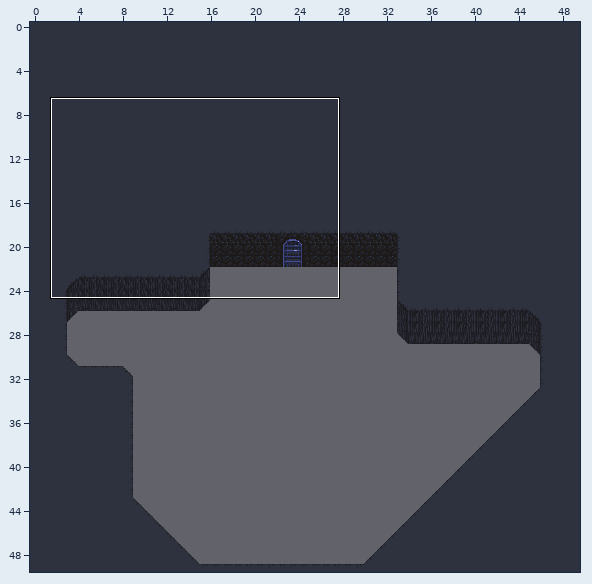
Two versions of a level (Tiled map, public/maps/room3.tmx). The picture above shows the old version from afar; the outline marks the close-up.
Close-up. Earlier state:
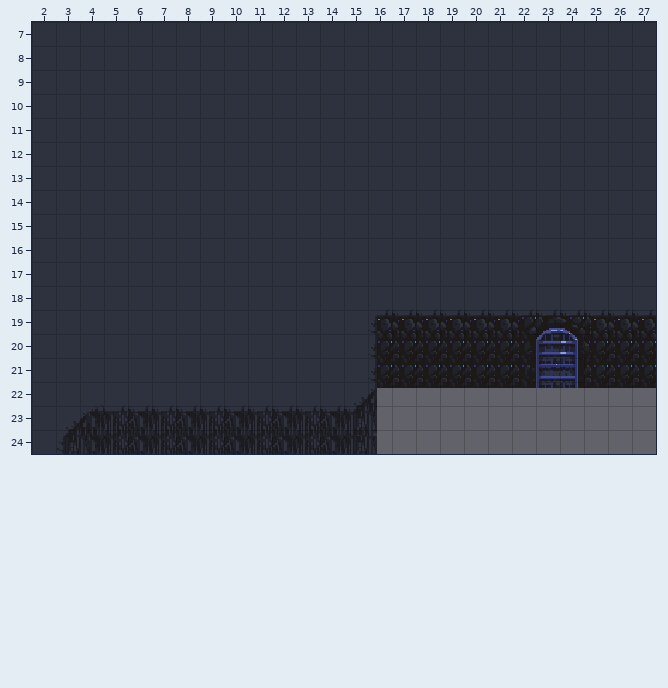
Cells are 16x16 px. Shown: x 2..27, y 7..24. The commit also changed other parts of the map, which this record leaves out.
Now the later version:
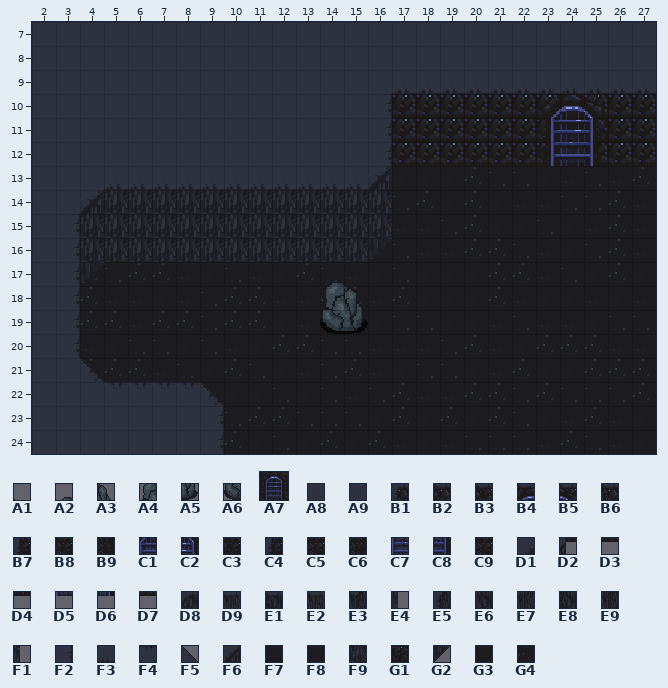
Key: from "Objects_atlas": A1 229 flipped left-right, A2 230 flipped left-right, A3 246 flipped left-right, A4 247 flipped left-right, A5 263 flipped left-right, A6 264 flipped left-right; from "doorOpen_strip": A7 0; from "room3_walls": A8 0, A9 916, B1 966, B2 967, B3 972, B4 973, B5 974, B6 975, B7 1016, B8 1017, B9 1022, C1 1023, C2 1024, C3 1025, C4 1066, C5 1067, C6 1072, C7 1073, C8 1074, C9 1075, D1 1115, D2 1116, D3 1117, D4 1122, D5 1123, D6 1124, D7 1125, D8 1154, D9 1155, E1 1156, E2 1157, E3 1165, E4 1166, E5 1203, E6 1204, E7 1205, E8 1206, E9 1215, F1 1216; from "tileset": F2 2 turned 180, F3 2 turned 270, F4 2 turned 90, F5 4 turned 90, F6 5, F7 6, F8 7, F9 9, G1 11, G2 13, G3 14, G4 15.
__ is an empty cell.
Objects are placed by their top-left corner, in cells (3,4 is the top-left corner of cell 3,4); size is 1x1 cell unless given.
Tiles of an added or newly shown layer are drawn over the layers below it.
From old to new:
Layer "Floor" (added):
y 11: x 23..25 __ __ __ -> G3 G4 G3
y 12: x 23..25 __ __ __ -> G4 G3 F7
y 13: x 17..27 __ __ __ __ __ __ __ __ __ __ __ -> G3 G3 G3 G4 F8 F8 G3 F7 F8 F7 G4
y 14: x 17..27 __ __ __ __ __ __ __ __ __ __ __ -> F8 G4 G3 G4 G3 F7 F7 F8 F8 G4 F7
y 15: x 17..27 __ __ __ __ __ __ __ __ __ __ __ -> F7 F7 F8 G4 G3 G3 F8 G3 F7 G4 F7
y 16: x 16..27 __ __ __ __ __ __ __ __ __ __ __ __ -> F7 F8 F7 F7 G4 G4 F8 F7 G3 F8 G4 F7
y 17: x 4..27 __ __ __ __ __ __ __ __ __ __ __ __ __ __ __ __ __ __ __ __ __ __ __ __ -> G4 F8 G4 G4 F7 G3 F8 F7 G3 G4 F8 F7 G3 F8 G3 G3 G3 G4 G4 F7 F8 G3 G4 G3
y 18: x 4..27 __ __ __ __ __ __ __ __ __ __ __ __ __ __ __ __ __ __ __ __ __ __ __ __ -> G4 F7 F7 G3 F7 F8 G4 G4 F7 F7 G4 G4 F7 G4 G3 G3 G3 G4 F7 G3 G3 F7 G3 F7
y 19: x 4..27 __ __ __ __ __ __ __ __ __ __ __ __ __ __ __ __ __ __ __ __ __ __ __ __ -> G4 G4 F7 G4 G4 F8 G4 G4 G3 F7 F7 G4 G3 F8 F8 G3 G3 F7 F8 F7 F7 G3 F8 F8
y 20: x 4..27 __ __ __ __ __ __ __ __ __ __ __ __ __ __ __ __ __ __ __ __ __ __ __ __ -> F7 G3 F8 F8 G3 F8 F7 G3 G4 G4 F8 F8 F7 F7 F7 F8 G4 F7 G3 G4 G4 G4 F7 F7
y 21: x 4..27 __ __ __ __ __ __ __ __ __ __ __ __ __ __ __ __ __ __ __ __ __ __ __ __ -> G4 G4 G4 F7 F8 G3 G4 F8 G3 F7 F8 G4 F7 G3 F8 F8 G3 F7 G4 G3 G3 G4 G4 G4
y 22: x 9..27 __ __ __ __ __ __ __ __ __ __ __ __ __ __ __ __ __ __ __ -> G3 G3 G3 F8 G3 F8 F7 F8 G4 F7 F7 G4 G4 F8 G4 F8 F8 F8 G4
y 23: x 10..27 __ __ __ __ __ __ __ __ __ __ __ __ __ __ __ __ __ __ -> F8 G4 G4 F8 F8 F8 G3 G4 G3 G4 G3 G4 F8 G3 F7 G4 F7 G3
y 24: x 10..27 __ __ __ __ __ __ __ __ __ __ __ __ __ __ __ __ __ __ -> G4 G3 F8 G3 G4 G3 G4 F7 G3 F7 F8 F8 F8 F7 G4 F8 F7 G3
Layer "Tile Layer Background":
y 9: x 17..27 A8 A8 A8 A8 A8 A8 A8 A8 A8 A8 A8 -> F3 F3 F3 F3 F3 F3 F3 F3 F3 F3 F3
y 10: x 16..27 A8 A8 A8 A8 A8 A8 A8 A8 A8 A8 A8 A8 -> F2 G1 G1 G1 G1 G1 G1 G1 G1 G1 G1 G1
y 11..12: x 16..27 A8 A8 A8 A8 A8 A8 A8 A8 A8 A8 A8 A8 -> F2 G1 G1 G1 G1 G1 G1 __ __ __ G1 G1
y 13: x 5..27 A8 A8 A8 A8 A8 A8 A8 A8 A8 A8 A8 A8 A8 A8 A8 A8 A8 A8 A8 A8 A8 A8 A8 -> F3 F3 F3 F3 F3 F3 F3 F3 F3 F3 F3 F6 __ __ __ __ __ __ __ __ __ __ __
y 14: x 4..27 A8 A8 A8 A8 A8 A8 A8 A8 A8 A8 A8 A8 A8 A8 A8 A8 A8 A8 A8 A8 A8 A8 A8 A8 -> F6 F9 F9 F9 F9 F9 F9 F9 F9 F9 F9 F9 F9 __ __ __ __ __ __ __ __ __ __ __
y 15: x 3..27 A8 A8 A8 A8 A8 A8 A8 A8 A8 A8 A8 A8 A8 A8 A8 A8 A8 A8 A8 A8 A8 A8 A8 A8 A8 -> F2 F9 F9 F9 F9 F9 F9 F9 F9 F9 F9 F9 F9 F9 __ __ __ __ __ __ __ __ __ __ __
y 16: x 3..27 A8 A8 A8 A8 A8 A8 A8 A8 A8 A8 A8 A8 A8 A8 A8 A8 A8 A8 A8 A8 A8 A8 A8 A8 A8 -> F2 F9 F9 F9 F9 F9 F9 F9 F9 F9 F9 F9 F9 G2 __ __ __ __ __ __ __ __ __ __ __
y 17: x 3..27 A8 A8 A8 A8 A8 A8 A8 A8 A8 A8 A8 A8 A8 A8 A8 A8 A8 A8 A8 A8 A8 A8 A8 A8 A8 -> F2 G2 __ __ __ __ __ __ __ __ __ A2 A1 __ __ __ __ __ __ __ __ __ __ __ __
y 18: x 3..27 A8 A8 A8 A8 A8 A8 A8 A8 A8 A8 A8 A8 A8 A9 A9 A9 A9 A9 A9 A9 A9 A9 A9 A9 A9 -> F2 __ __ __ __ __ __ __ __ __ __ A4 A3 __ __ __ __ __ __ __ __ __ __ __ __
y 19: x 3..27 A8 A8 A8 A8 A8 A8 A8 A8 A8 A8 A8 A8 A8 B1 B2 B2 B2 B2 B2 B3 B4 B5 B6 B2 B2 -> F2 __ __ __ __ __ __ __ __ __ __ A6 A5 __ __ __ __ __ __ __ __ __ __ __ __
y 20: x 3..27 A8 A8 A8 A8 A8 A8 A8 A8 A8 A8 A8 A8 A8 B7 B8 B8 B8 B8 B8 B9 C1 C2 C3 B8 B8 -> F2 __ __ __ __ __ __ __ __ __ __ __ __ __ __ __ __ __ __ __ __ __ __ __ __
y 21: x 4..27 A8 A8 A8 A8 A8 A8 A8 A8 A8 A8 A8 A8 C4 C5 C5 C5 C5 C5 C6 C7 C8 C9 C5 C5 -> F5 __ __ __ __ __ __ __ __ __ __ __ __ __ __ __ __ __ __ __ __ __ __ __
y 22: x 5..27 A9 A9 A9 A9 A9 A9 A9 A9 A9 A9 D1 D2 D3 D3 D3 D3 D3 D4 D5 D6 D7 D3 D3 -> F4 F4 F4 F4 F5 __ __ __ __ __ __ __ __ __ __ __ __ __ __ __ __ __ __
y 23: x 3..16 D1 D8 D9 E1 E2 E1 E2 E1 E2 E1 E2 E1 E3 E4 -> A8 A8 A8 A8 A8 A8 F2 __ __ __ __ __ __ __
y 24: x 3..16 E5 E6 E7 E8 E7 E8 E7 E8 E7 E8 E7 E8 E9 F1 -> A8 A8 A8 A8 A8 A8 F2 __ __ __ __ __ __ __
Layer "Objects" (added):
added: A7 "Door" at 23,10 size 3x3
